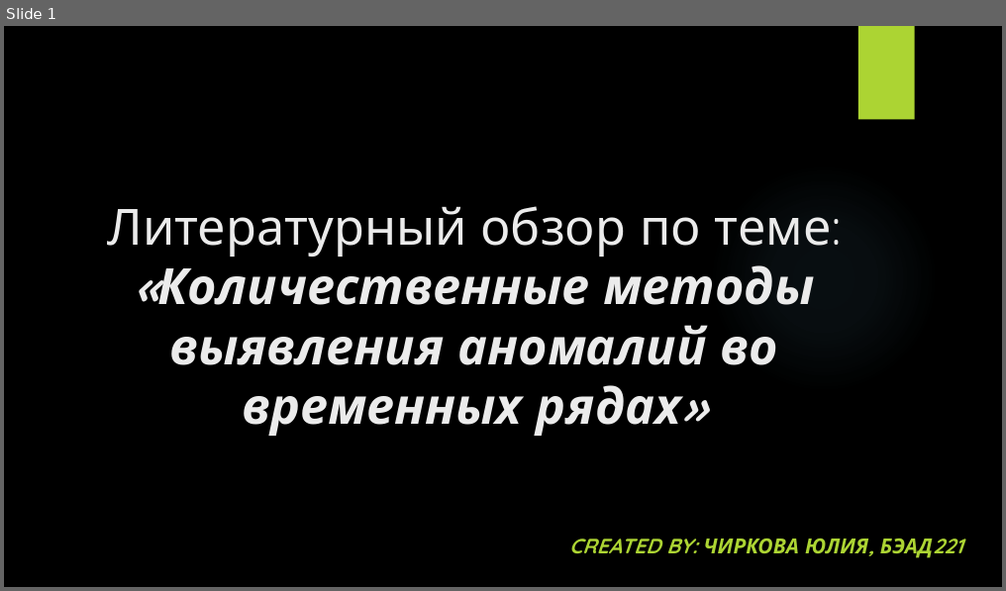
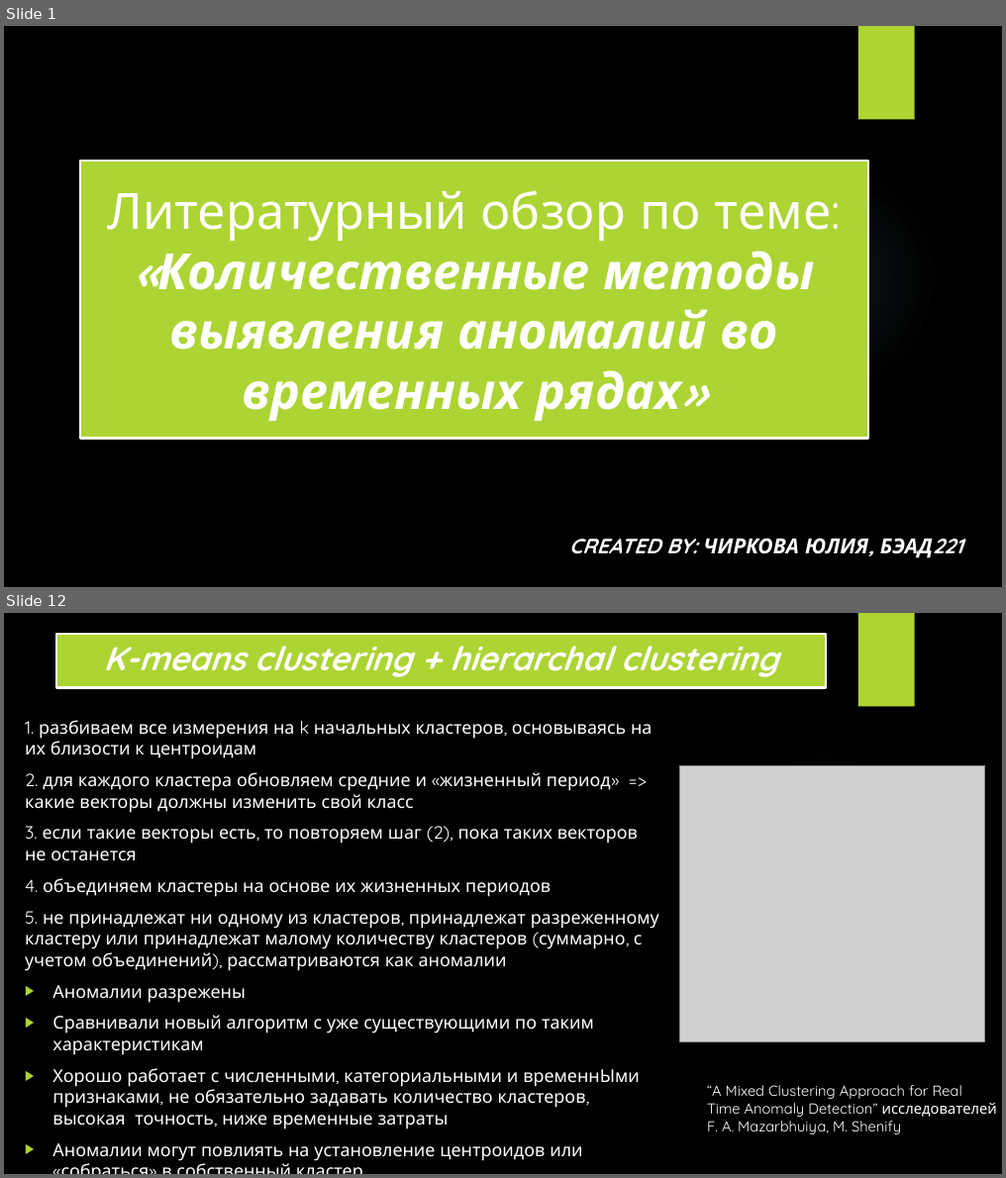
Before and after one commit to romashkova-nina/NIS_Literature_Review, a slide deck: Literature_Review_Presentation.pptx. Shown one above the other, each under a label of ours: slide 1 before the commit, slides 1 and 12 after it; the slides between them are not shown. The pictures are 1006x591 and 1006x1178 pixels, drawn with LibreOffice and Linux fonts; fonts in the diff are those of the drawing; grey boxes stand for pictures; background and template pictures are left out. Boxes give left, top, right and bottom in pixels: in the first picture for what was removed or moved away, otherwise in the second. Text is boxed around its words. In the diff, an @@ line names an element or a change of style, - is before the commit and + after.

```diff
--- a/Literature_Review_Presentation.pptx
+++ b/Literature_Review_Presentation.pptx
@@ slide 12 added at [4, 613, 1002, 1174], background picture (left out); not listed: 2 template elements that a slide beside it also shows @@
@@ title added at [56, 633, 827, 688], fill #ACD433, outline #FFFFFF 2.25 pt, 32 pt, text #FFFFFF, bold, italic @@
+K-means clustering + hierarchal clustering
@@ text added at [25, 720, 659, 1161], 17 pt, text #FFFFFF @@
+1. разбиваем все измерения на k начальных кластеров, основываясь на их близости к центроидам
+2. для каждого кластера обновляем средние и «жизненный период» => какие векторы должны изменить свой класс
+3. если такие векторы есть, то повторяем шаг (2), пока таких векторов не останется
+4. объединяем кластеры на основе их жизненных периодов
+5. не принадлежат ни одному из кластеров, принадлежат разреженному кластеру или принадлежат малому количеству кластеров (суммарно, с учетом объединений), рассматриваются как аномалии
+▶ Аномалии разрежены
+▶ Сравнивали новый алгоритм с уже существующими по таким характеристикам
+▶ Хорошо работает с численными, категориальными и временнЫми признаками, не обязательно задавать количество кластеров, высокая точность, ниже временные затраты
+▶ Аномалии могут повлиять на установление центроидов или «собраться» в собственный кластер
+▶ Глубокое исследование+теория+нововведение+ его тестирование
@@ picture added at [680, 765, 985, 1042] @@
@@ text added at [707, 1085, 997, 1135], 14 pt, text #FFFFFF @@
+“A Mixed Clustering Approach for Real Time Anomaly Detection” исследователей F. A. Mazarbhuiya, M. Shenify
@@ slide 1 changed as well @@
@@ title "Литературный обзор по теме: «Количественные ...": place and size @@
-title "Литературный обзор по теме: «Количественные ..." at [107, 206, 832, 436]
+title "Литературный обзор по теме: «Количественные ..." at [80, 161, 868, 439]
@@ title "Литературный обзор по теме: «Количественные ..." at [80, 161, 868, 439]: text colour #EBEBEB to #FFFFFF; vertical alignment bottom to middle; fill none to #ACD433; outline none to #FFFFFF 2.25 pt @@
@@ subtitle "CREATED BY: ЧИРКОВА ЮЛИЯ, БЭАД221" at [569, 538, 868, 555]: text colour #ACD433 to #FFFFFF @@
```
Also in this commit, not shown: 14 other slides added.
